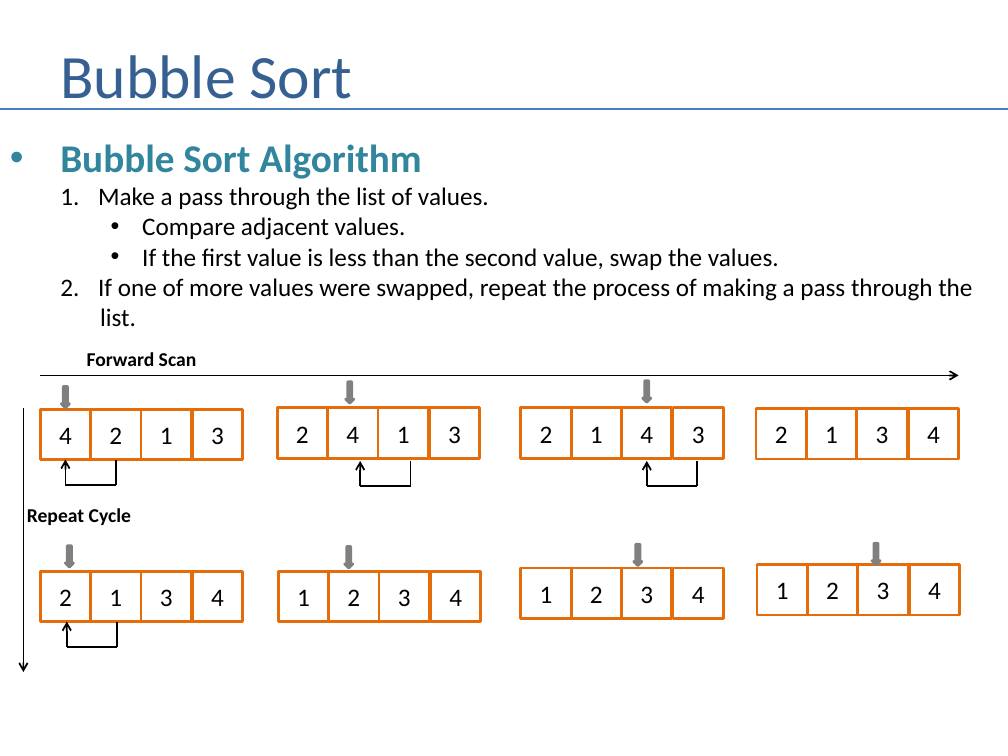
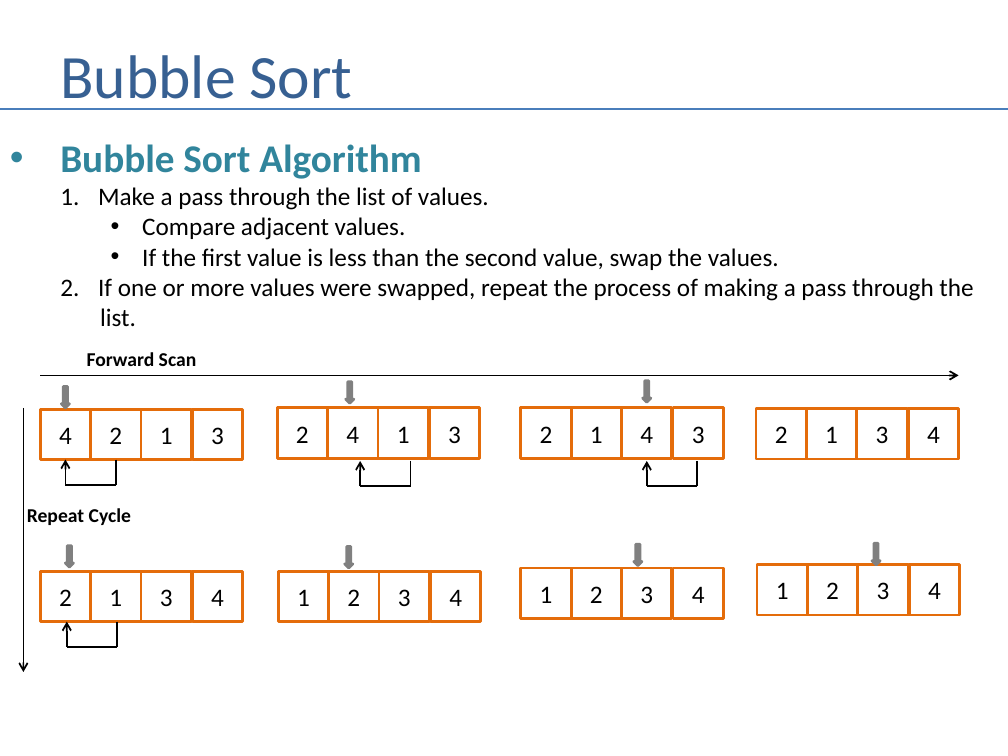
Before and after one commit to andrewferlitsch/Training, a slide deck: slide 72 of CSTraining/Fundamentals/Whiteboarding.pptx. Drawn at 1008x756 pixels with LibreOffice and Linux fonts; fonts in the diff are those of the drawing. Boxes give left, top, right and bottom in pixels: in the first picture for what was removed or moved away, otherwise in the second. Text is boxed around its words. In the diff, an @@ line names an element or a change of style, - is before the commit and + after.

```diff
--- a/CSTraining/Fundamentals/Whiteboarding.pptx
+++ b/CSTraining/Fundamentals/Whiteboarding.pptx
@@ text at bbox=[98, 278, 973, 301]: text changed @@
-  2. If one of more values were swapped, repeat the process of making a pass through the
+  2. If one or more values were swapped, repeat the process of making a pass through the
```
Also in this commit, not shown: 1 other slide changed.
